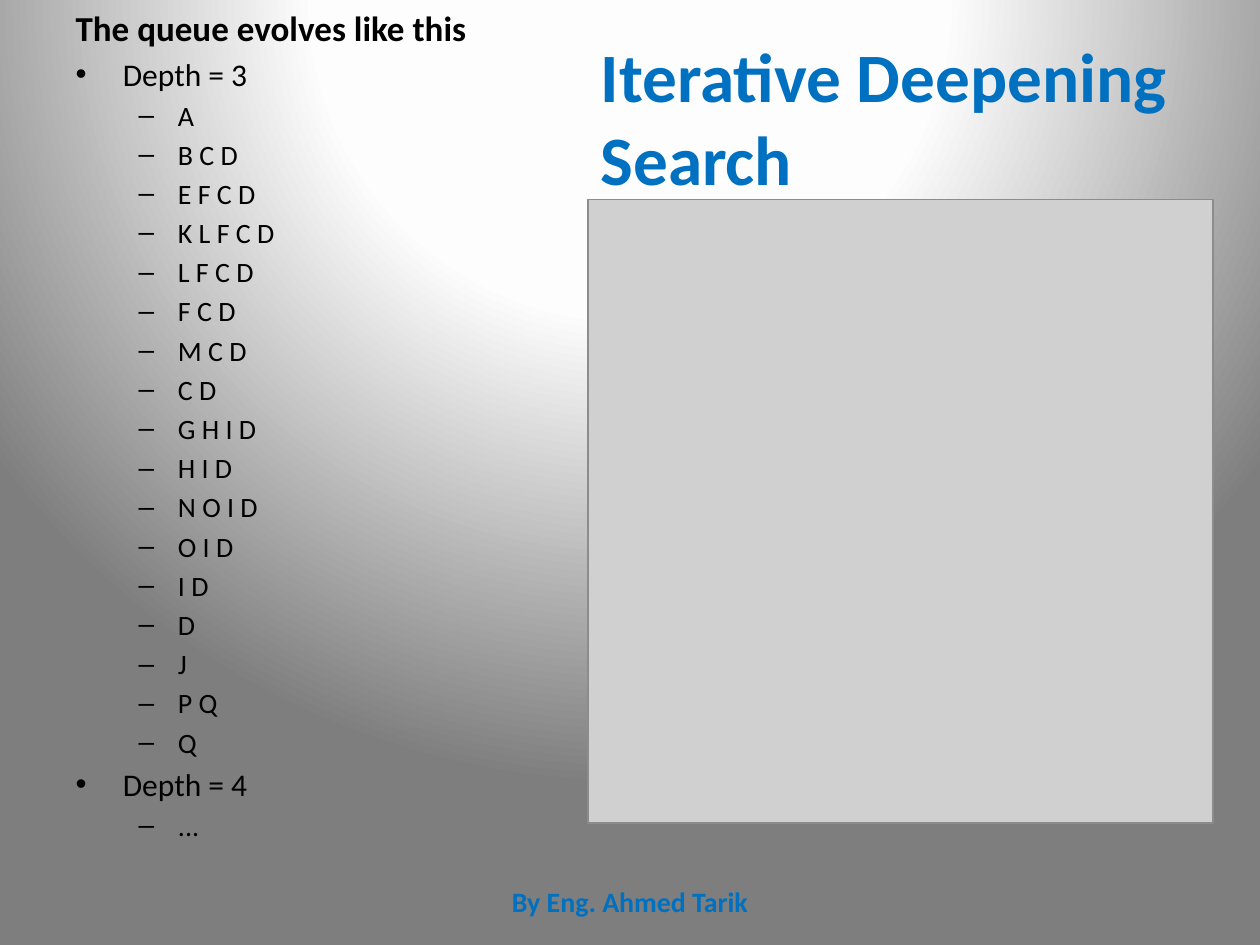
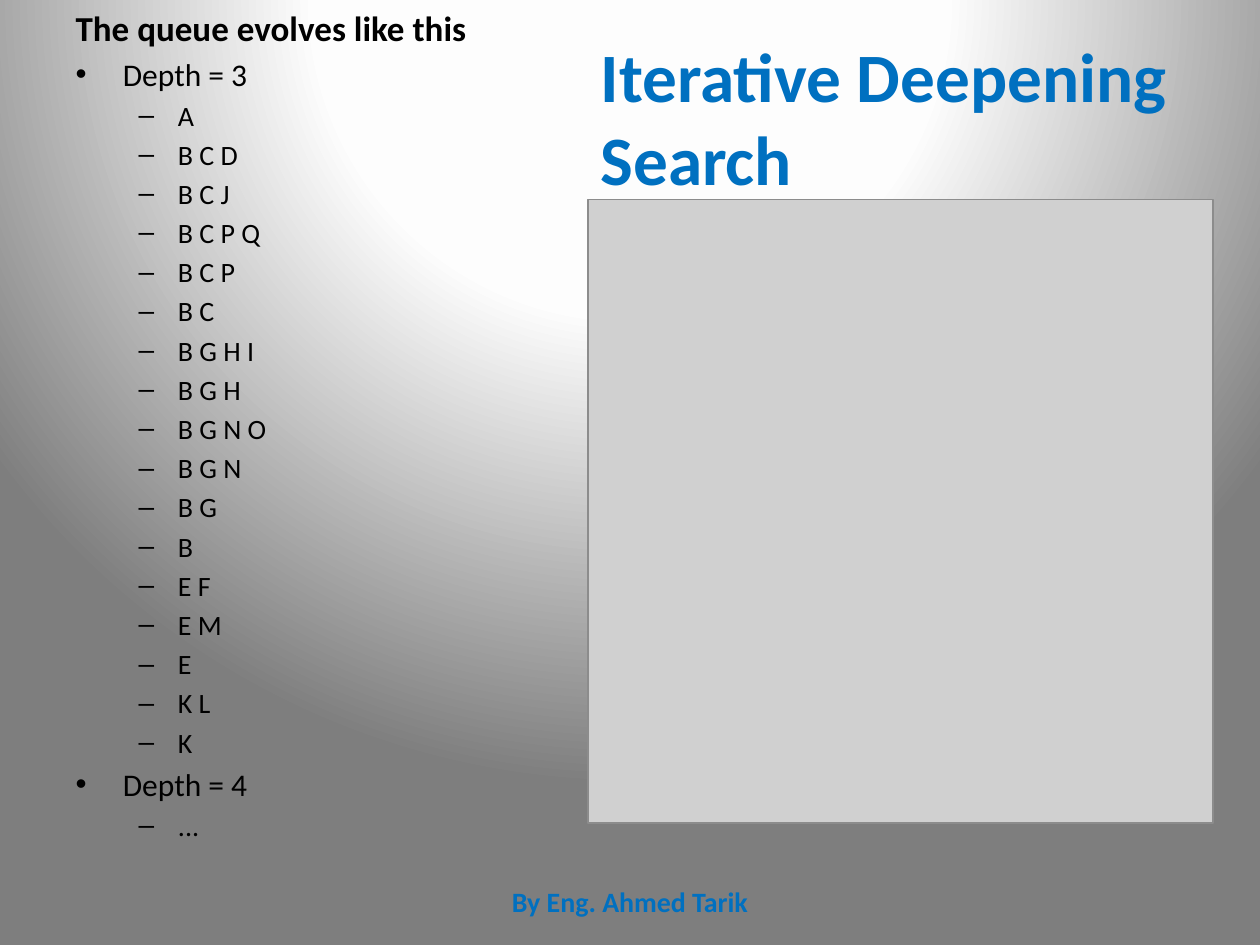
Before and after one commit to CharaD7/AI-class-1, a slide deck: slide 20 of Search I.pptx. Drawn at 1260x945 pixels with LibreOffice and Linux fonts; fonts in the diff are those of the drawing; grey boxes stand for pictures. Boxes give left, top, right and bottom in pixels: in the first picture for what was removed or moved away, otherwise in the second. Text is boxed around its words. In the diff, an @@ line names an element or a change of style, - is before the commit and + after.

```diff
--- a/Search I.pptx
+++ b/Search I.pptx
@@ text at box(178, 186, 267, 753): text changed @@
-  – E F C D
-  – K L F C D
-  – L F C D
-  – F C D
-  – M C D
-  – C D
-  – G H I D
-  – H I D
-  – N O I D
-  – O I D
-  – I D
-  – D
-  – J
-  – P Q
-  – Q
+  – B C J
+  – B C P Q
+  – B C P
+  – B C
+  – B G H I
+  – B G H
+  – B G N O
+  – B G N
+  – B G
+  – B
+  – E F
+  – E M
+  – E
+  – K L
+  – K
```
Also in this commit, not shown: 7 other slides changed, 1 other file.
